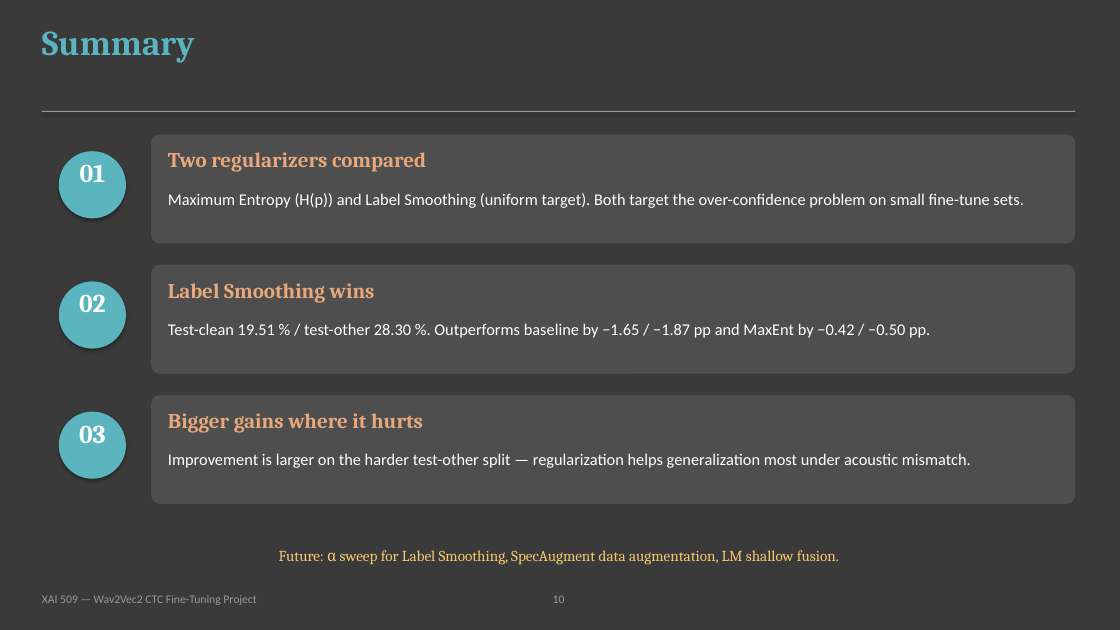
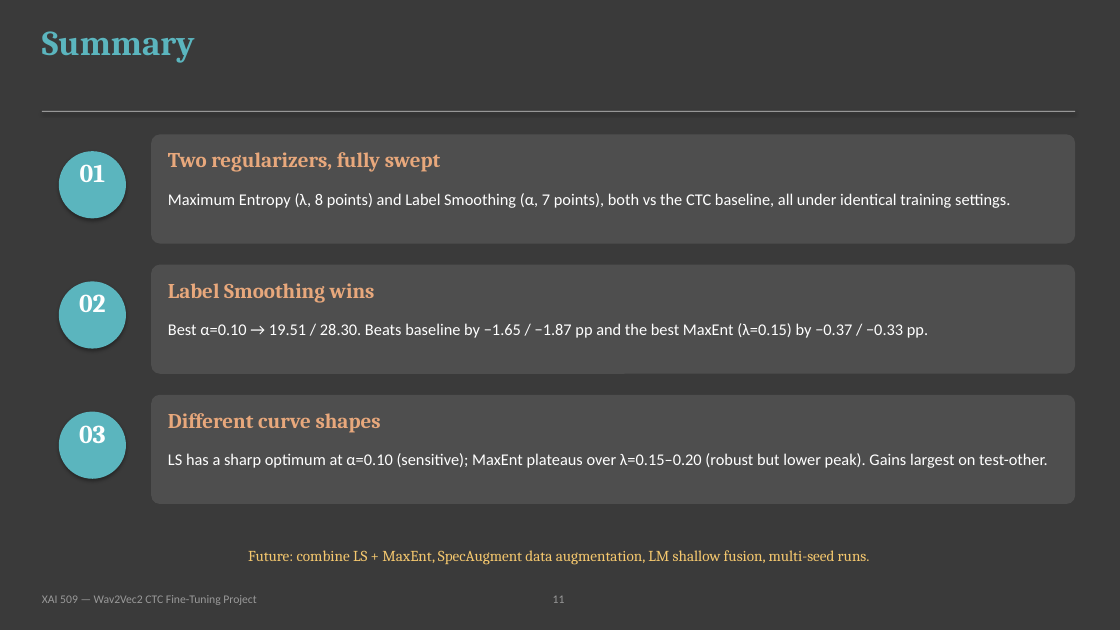
Before and after one commit to dlsw0-0/XAI-509-Course-Project, a slide deck: slide 11 of presentation/presentation.pptx (slide 10 before the commit). Drawn at 1120x630 pixels with LibreOffice and Linux fonts; fonts in the diff are those of the drawing. Boxes give left, top, right and bottom in pixels: in the first picture for what was removed or moved away, otherwise in the second. Text is boxed around its words. In the diff, an @@ line names an element or a change of style, - is before the commit and + after.

```diff
--- a/presentation/presentation.pptx
+++ b/presentation/presentation.pptx
@@ text at [168,152,441,172]: text changed @@
-Two regularizers compared
+Two regularizers, fully swept
@@ text at [168,193,1010,208]: text changed @@
-Maximum Entropy (H(p)) and Label Smoothing (uniform target). Both target the over-confidence problem on small fine-tune sets.
+Maximum Entropy (λ, 8 points) and Label Smoothing (α, 7 points), both vs the CTC baseline, all under identical training settings.
@@ text at [168,323,928,338]: text changed @@
-Test-clean 19.51 % / test-other 28.30 %. Outperforms baseline by −1.65 / −1.87 pp and MaxEnt by −0.42 / −0.50 pp.
+Best α=0.10 → 19.51 / 28.30. Beats baseline by −1.65 / −1.87 pp and the best MaxEnt (λ=0.15) by −0.37 / −0.33 pp.
@@ text at [168,413,381,433]: text changed @@
-Bigger gains where it hurts
+Different curve shapes
@@ text at [168,453,1048,468]: text changed @@
-Improvement is larger on the harder test-other split — regularization helps generalization most under acoustic mismatch.
+LS has a sharp optimum at α=0.10 (sensitive); MaxEnt plateaus over λ=0.15–0.20 (robust but lower peak). Gains largest on test-other.
@@ text at [248,550,870,565]: text changed @@
-Future: α sweep for Label Smoothing, SpecAugment data augmentation, LM shallow fusion.
+Future: combine LS + MaxEnt, SpecAugment data augmentation, LM shallow fusion, multi-seed runs.
@@ text at [553,596,565,603]: text changed @@
-10
+11
```
Also in this commit, not shown: 4 other slides changed, 1 slide added, 37 other files.
